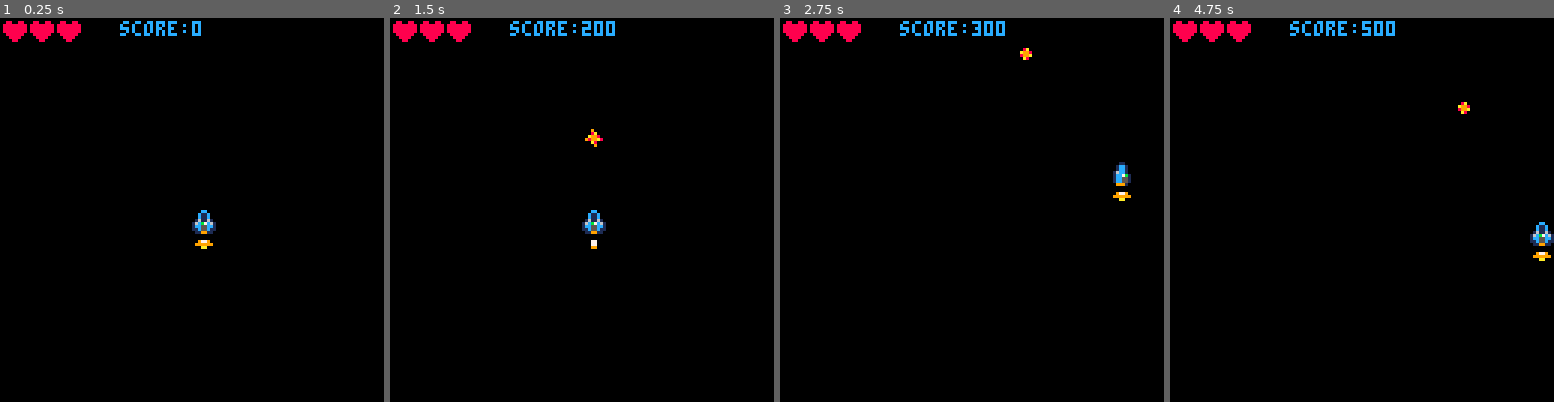
Above: before the commit, frames 1-4 (left to right).
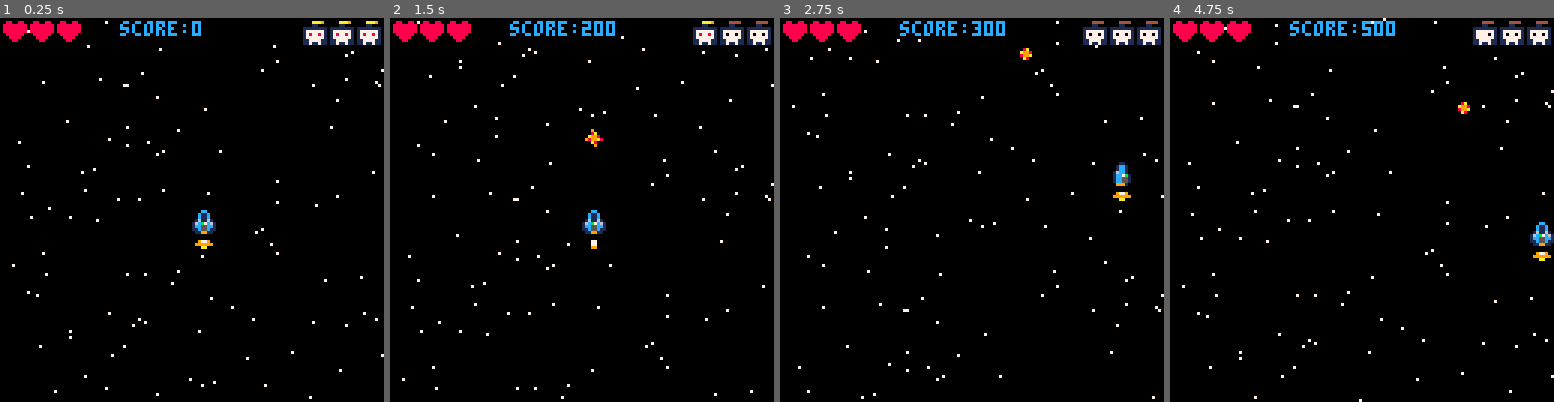
Above: after the commit, the same moments.

Repository: emreksr52/shmup
Game: PICO-8 cartridge shmup.p8
Two runs of this game, one before a commit and one after it. Both use one fixed random seed, a clock stepped at 60 frames per second and the inputs below.
Inputs:
- Up to frame 1 (0.25 s): no input
- Up to frame 2 (1.5 s): tap X (X key) at 0.33, 1.07 s
- Up to frame 3 (2.75 s): hold Right 1.6-2.1 s; tap X (X key) at 1.85 s; hold Up 2.15-2.42 s; hold Right from 2.47 s (still down)
- Up to frame 4 (4.75 s): tap X (X key) at 2.97, 4.08 s; release Right at 3.03 s; hold Left 3.08-3.58 s; hold Down 3.63-3.97 s; hold Right 4.02-4.68 s; hold Up from 4.73 s (still down)

The runs differ from the first frame. In frame 1, 1.6% of the frame differs, in the area x 3-100%, y 0-100%; in frame 2, 1.5%; in frame 3, 1.5%; in frame 4, 1.6%.

Commit message:
add: shmup tutorial 9

Diff:
--- a/Shmup/shmup.lua
+++ b/Shmup/shmup.lua
@@ -16,10 +16,21 @@
 score = 0
 lives = 3
 bombs = 3
+starsx = {}
+starsy = {}
+
+ for i = 1, 100 do
+        add(starsx, rnd(128))
+        add(starsy, rnd(128))
+    end
+
+starfield()
 
 end
 
 function _update()
+
+
 
     shipspr = 2
 
@@ -89,10 +100,15 @@
     bulletspr = bulletspr + 1
     end
 
+    animate_stars()
+
     end
+
+
 
 function _draw()
     cls()
+    starfield()
     draw_ship(shipspr)
     draw_flame(flamespr)
     spr(bulletspr, bullx, bully)
@@ -144,3 +160,23 @@
 
 function move_ship()
 end
+
+function starfield()
+    for i = 1, #starsx do
+        pset(starsx[i],(starsy[i]),7)
+    end
+end
+
+function animate_stars()
+
+    for i = 1, #starsy do
+        local sy = starsy[i]
+        sy = sy + 1
+         if sy>128 then
+            sy = sy - 128
+        end
+        starsy[i] = sy
+
+    end
+
+end
--- a/shmup.p8
+++ b/shmup.p8
@@ -12,13 +12,13 @@
 007007000155cc101cc55cc101cc5510000000000009900000000000000990000000000000099000000000000000000000000000008888000080080000000000
 000000000155cc1011c55c1101cc5510000000000000000000000000000aa0000000000000000000000000000000000000000000000880000008800000000000
 00000000001199000119911000999100000000000000000000000000000000000000000000000000000000000000000000000000000000000000000000000000
-00000000000000000000000000000000000000000000000000000000000000000000000000000000000000000000000000000000000000000000000000000000
-00000000000000000000000000000000000000000000000000000000000000000000000000000000000000000000000000000000000000000000000000000000
-00000000000080000009800000089000000900000000000000000000000000000000000000000000000000000000000000000000000000000000000000000000
-0008a0000028a2000028a200002a82000008a0000008a00000000000000000000000000000000000000000000000000000000000000000000000000000000000
-00a9980008a9980008a9989009899a8000a9980000a9980000089000000000000000000000000000000000000000000000000000000000000000000000000000
-00899a0000899a8009899a8008a9989009899a8000899a0000098000000000000000000000000000000000000000000000000000000000000000000000000000
-000a8000002a8200002a82000028a200000a8000000a800000000000000000000000000000000000000000000000000000000000000000000000000000000000
-00000000000800000008900000098000000090000000000000000000000000000000000000000000000000000000000000000000000000000000000000000000
+00000000000000000000000000000000000000000000000000000000000000000000000000000000000000000000000000000000000aaa900004444000000000
+00000000000000000000000000000000000000000000000000000000000000000000000000000000000000000000000000000000000110000001100000000000
+00000000000080000009800000089000000900000000000000000000000000000000000000000000000000000000000000000000111111111111111100000000
+0008a0000028a2000028a200002a82000008a0000008a00000000000000000000000000000000000000000000000000000000000177777711777777100000000
+00a9980008a9980008a9989009899a8000a9980000a9980000089000000000000000000000000000000000000000000000000000178778711707707100000000
+00899a0000899a8009899a8008a9989009899a8000899a0000098000000000000000000000000000000000000000000000000000177777711777777100000000
+000a8000002a8200002a82000028a200000a8000000a800000000000000000000000000000000000000000000000000000000000117777111177771100000000
+00000000000800000008900000098000000090000000000000000000000000000000000000000000000000000000000000000000117117111171171100000000
 
 
